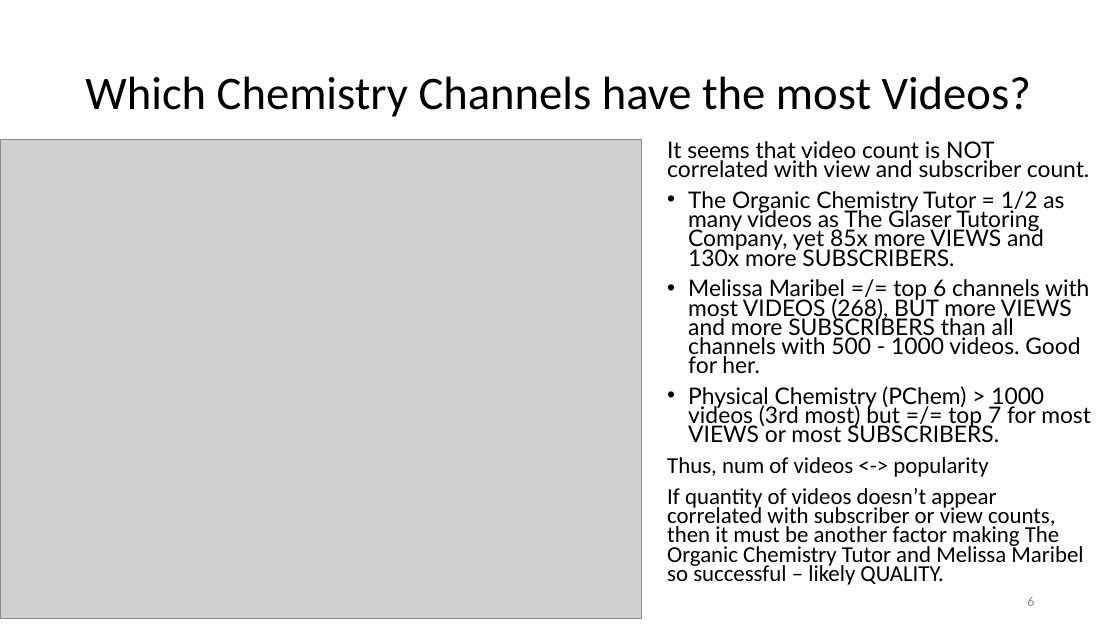
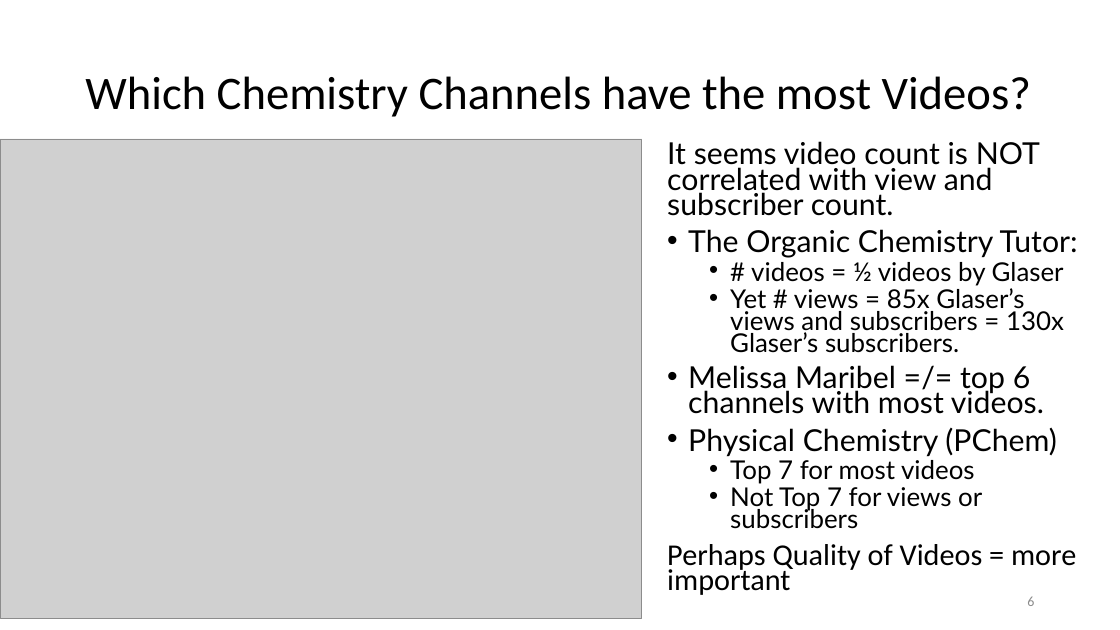
Before and after one commit to andilore/chemistry-youtube-videos, a slide deck: slide 6 of Top Chemistry-Related Youtube Channels.pptx. Drawn at 1120x630 pixels with LibreOffice and Linux fonts; fonts in the diff are those of the drawing; grey boxes stand for pictures. Boxes give left, top, right and bottom in pixels: in the first picture for what was removed or moved away, otherwise in the second. Text is boxed around its words. In the diff, an @@ line names an element or a change of style, - is before the commit and + after.

```diff
--- a/Top Chemistry-Related Youtube Channels.pptx
+++ b/Top Chemistry-Related Youtube Channels.pptx
@@ text at bbox=[667, 141, 1078, 595]: text changed; size 19.6 to 25.9 pt @@
-It seems that video count is NOT correlated with view and subscriber count.
-• The Organic Chemistry Tutor = 1/2 as many videos as The Glaser Tutoring Company, yet 85x more VIEWS and 130x more SUBSCRIBERS.
-• Melissa Maribel =/= top 6 channels with most VIDEOS (268), BUT more VIEWS and more SUBSCRIBERS than all channels with 500 - 1000 videos. Good for her.
-• Physical Chemistry (PChem) > 1000 videos (3rd most) but =/= top 7 for most VIEWS or most SUBSCRIBERS.
-Thus, num of videos <-> popularity
-If quantity of videos doesn’t appear correlated with subscriber or view counts, then it must be another factor making The Organic Chemistry Tutor and Melissa Maribel so successful – likely QUALITY.
+It seems video count is NOT correlated with view and subscriber count.
+• The Organic Chemistry Tutor:
+  • # videos = ½ videos by Glaser
+  • Yet # views = 85x Glaser’s views and subscribers = 130x Glaser’s subscribers.
+• Melissa Maribel =/= top 6 channels with most videos.
+• Physical Chemistry (PChem)
+  • Top 7 for most videos
+  • Not Top 7 for views or subscribers
+Perhaps Quality of Videos = more important
```
Also in this commit, not shown: 9 other slides changed.
